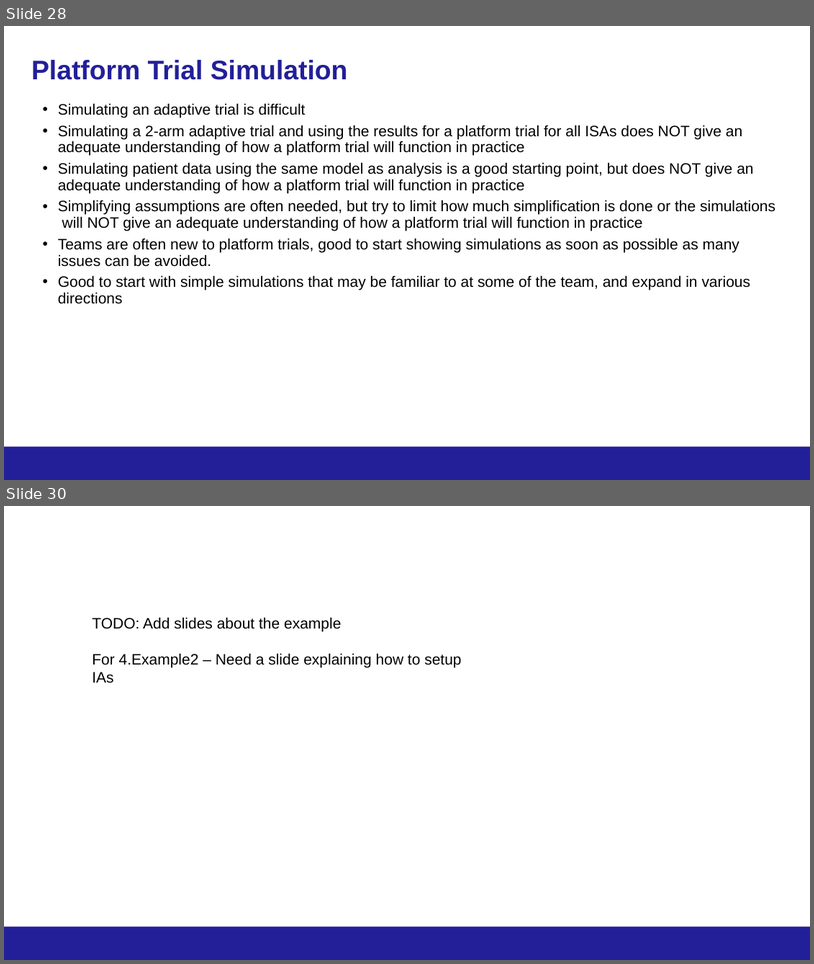
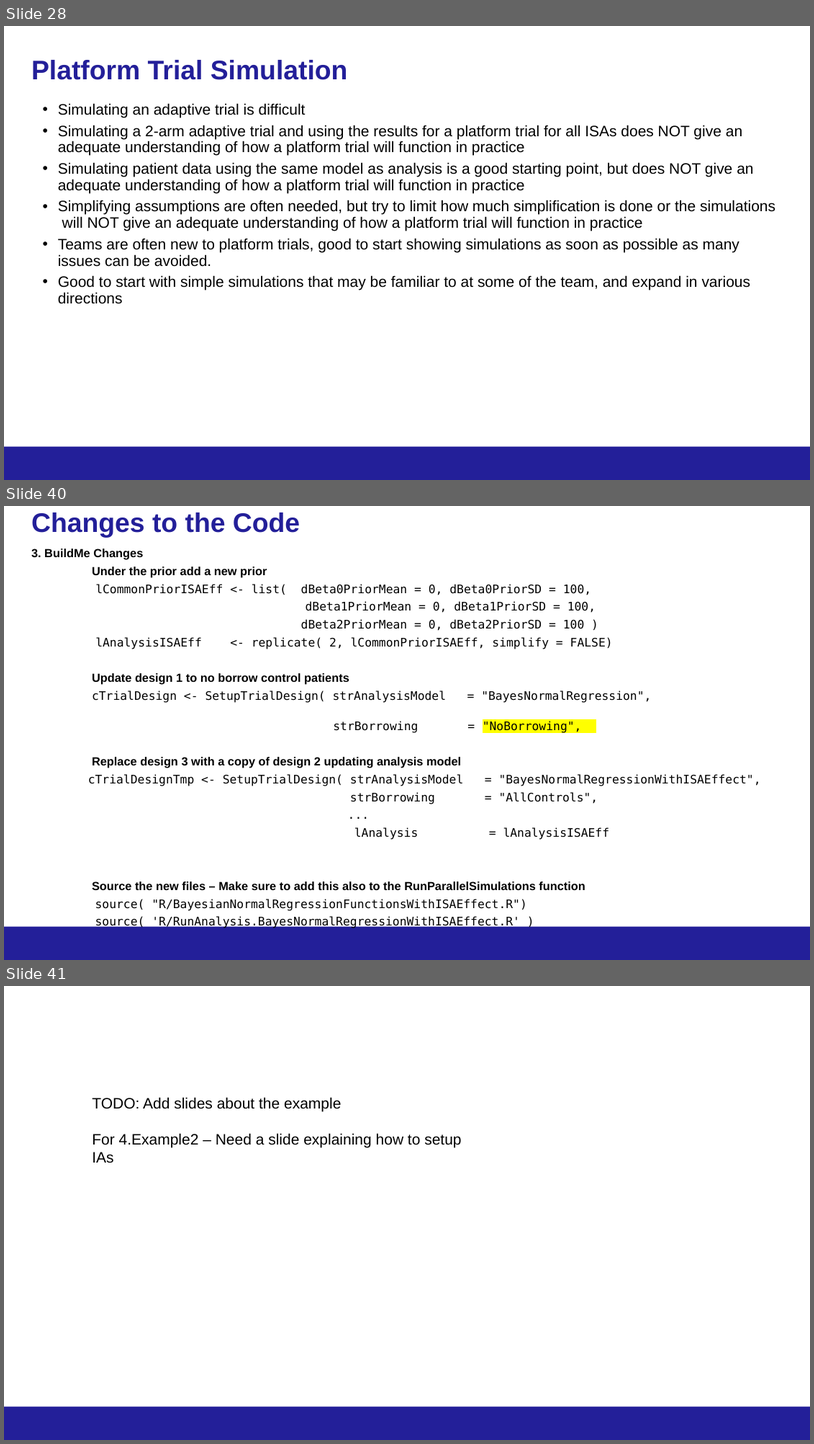
Before and after one commit to kwathen/BayesPharma2024-OCTOPUS, a slide deck: CourseMaterial/Wathen-Bayes2024ForDistribution.pptx. Shown one above the other, each under a label of ours: slides 28 and 30 before the commit, slides 28, 40 and 41 after it; the slides between them are not shown. The pictures are 814x964 and 814x1444 pixels, drawn with LibreOffice and Linux fonts; fonts in the diff are those of the drawing; background and template pictures are left out. Boxes give left, top, right and bottom in pixels: in the first picture for what was removed or moved away, otherwise in the second. Text is boxed around its words. In the diff, an @@ line names an element or a change of style, - is before the commit and + after.

```diff
--- a/CourseMaterial/Wathen-Bayes2024ForDistribution.pptx
+++ b/CourseMaterial/Wathen-Bayes2024ForDistribution.pptx
@@ slide 40 added at [4, 506, 810, 960], background #FFFFFF; not listed: 1 template element that a slide beside it also shows @@
@@ title added at [31, 512, 300, 538], 32 pt, text #231F99, bold @@
+Changes to the Code
@@ text added at [31, 548, 761, 929], 14 pt, text #000000 @@
+3. BuildMe Changes
+Under the prior add a new prior
+  lCommonPriorISAEff <- list( dBeta0PriorMean = 0, dBeta0PriorSD = 100,
+  dBeta1PriorMean = 0, dBeta1PriorSD = 100,
+  dBeta2PriorMean = 0, dBeta2PriorSD = 100 )
+  lAnalysisISAEff <- replicate( 2, lCommonPriorISAEff, simplify = FALSE)
+Update design 1 to no borrow control patients
+cTrialDesign <- SetupTrialDesign( strAnalysisModel = "BayesNormalRegression",
+strBorrowing = "NoBorrowing",
+Replace design 3 with a copy of design 2 updating analysis model
+cTrialDesignTmp <- SetupTrialDesign( strAnalysisModel = "BayesNormalRegressionWithISAEffect",
+strBorrowing = "AllControls",
+...
+  lAnalysis = lAnalysisISAEff
+Source the new files – Make sure to add this also to the RunParallelSimulations function
+source( "R/BayesianNormalRegressionFunctionsWithISAEffect.R")
+source( 'R/RunAnalysis.BayesNormalRegressionWithISAEffect.R' )
@@ page number added at [618, 932, 800, 955], 12 pt, text #231F99 @@
+40
@@ what was slide 30 is now slide 41 @@
```
Also in this commit, not shown: 1 slide changed, 10 other slides added, 52 other files.
